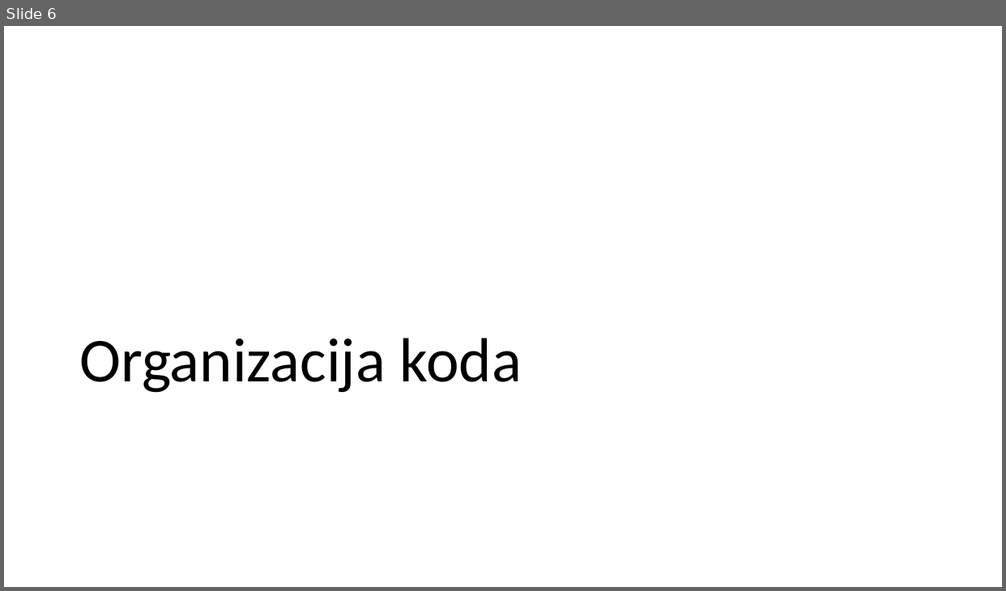
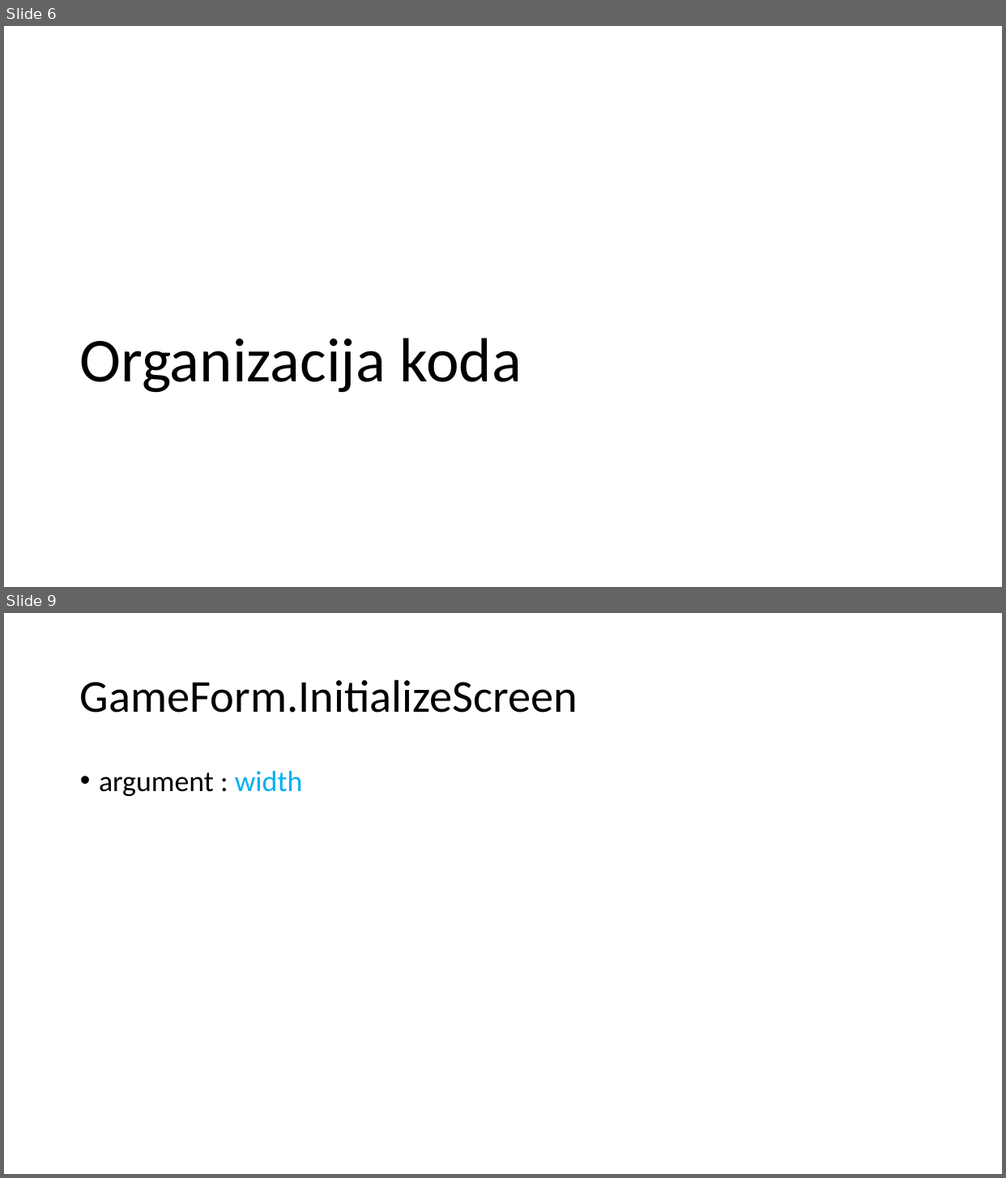
Before and after one commit to mihapetr/Zmija, a slide deck: docs/Zmijica.pptx. Shown one above the other, each under a label of ours: slide 6 before the commit, slides 6 and 9 after it; the slides between them are not shown. The pictures are 1006x591 and 1006x1178 pixels, drawn with LibreOffice and Linux fonts; fonts in the diff are those of the drawing. Boxes give left, top, right and bottom in pixels: in the first picture for what was removed or moved away, otherwise in the second. Text is boxed around its words. In the diff, an @@ line names an element or a change of style, - is before the commit and + after.

```diff
--- a/docs/Zmijica.pptx
+++ b/docs/Zmijica.pptx
@@ slide 9 added at box(4, 613, 1002, 1174), background #FFFFFF @@
@@ title added at box(80, 679, 577, 713), 44 pt, text #000000 @@
+GameForm.InitializeScreen
@@ text added at box(99, 771, 303, 796), 28 pt, text #000000 @@
+• argument : width
```
Also in this commit, not shown: 4 slides changed, 1 other slide added, 1 other file.
